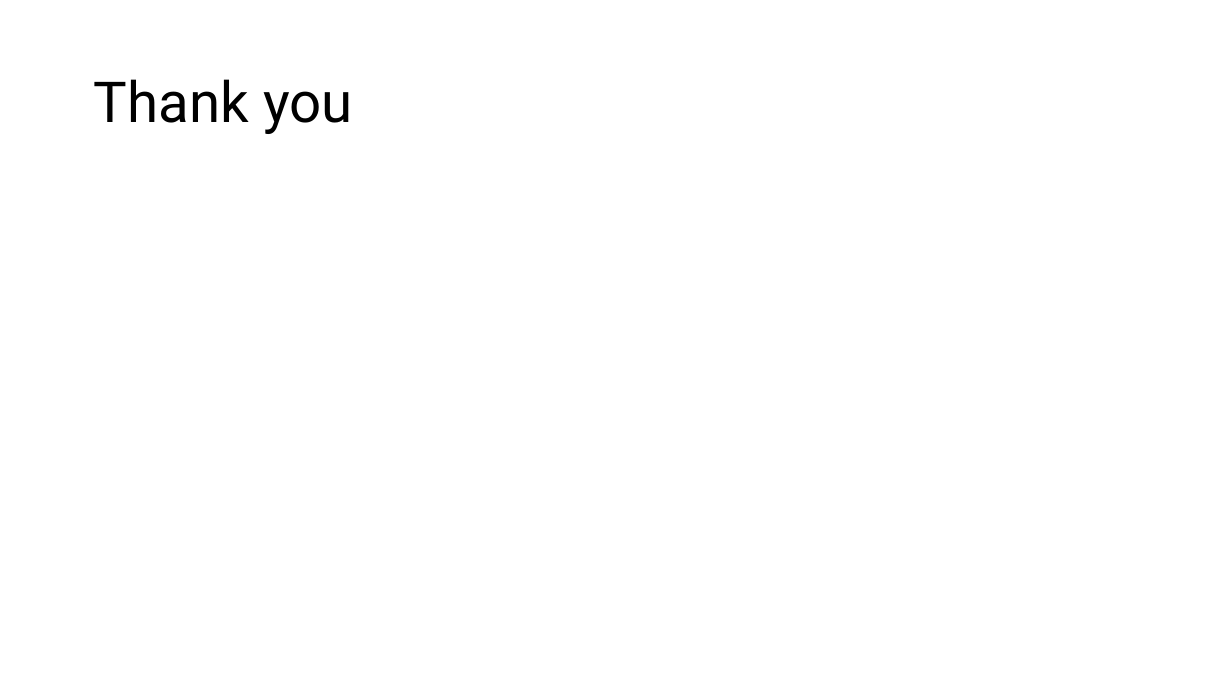
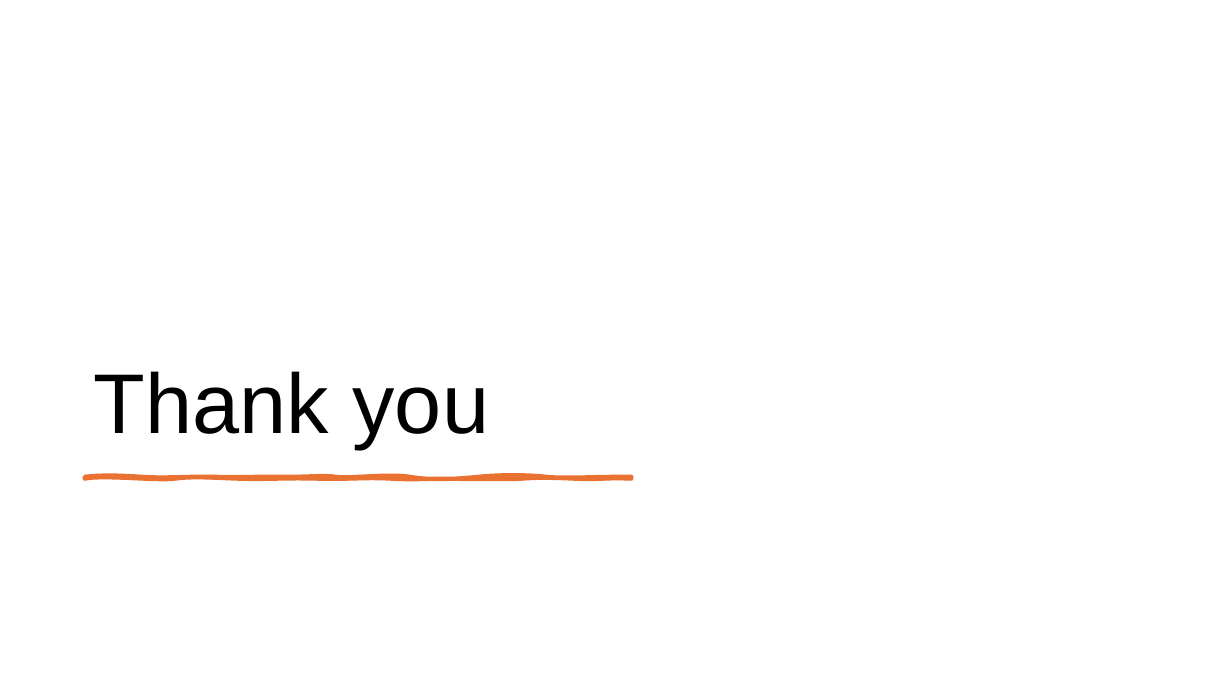
Before and after one commit to WojciechMisiura/RRproject, a slide deck: slide 7 of Slides/RR_project_slides.pptx. Drawn at 1232x693 pixels with LibreOffice and Linux fonts; fonts in the diff are those of the drawing. Boxes give left, top, right and bottom in pixels: in the first picture for what was removed or moved away, otherwise in the second. Text is boxed around its words. In the diff, an @@ line names an element or a change of style, - is before the commit and + after.

Commit message:
minor changes to slides

```diff
--- a/Slides/RR_project_slides.pptx
+++ b/Slides/RR_project_slides.pptx
@@ title "Thank you": place and size @@
-title "Thank you" at box(94, 79, 353, 134)
+title "Thank you" at box(94, 371, 490, 449)
@@ title "Thank you" at box(94, 371, 490, 449): size 44 to 66 pt, font Roboto to Arial; vertical alignment middle to bottom @@
@@ freeform shape added at box(85, 477, 632, 479), fill #E97132, outline #E97132 3.25 pt @@
```
Also in this commit, not shown: 6 other slides changed.
